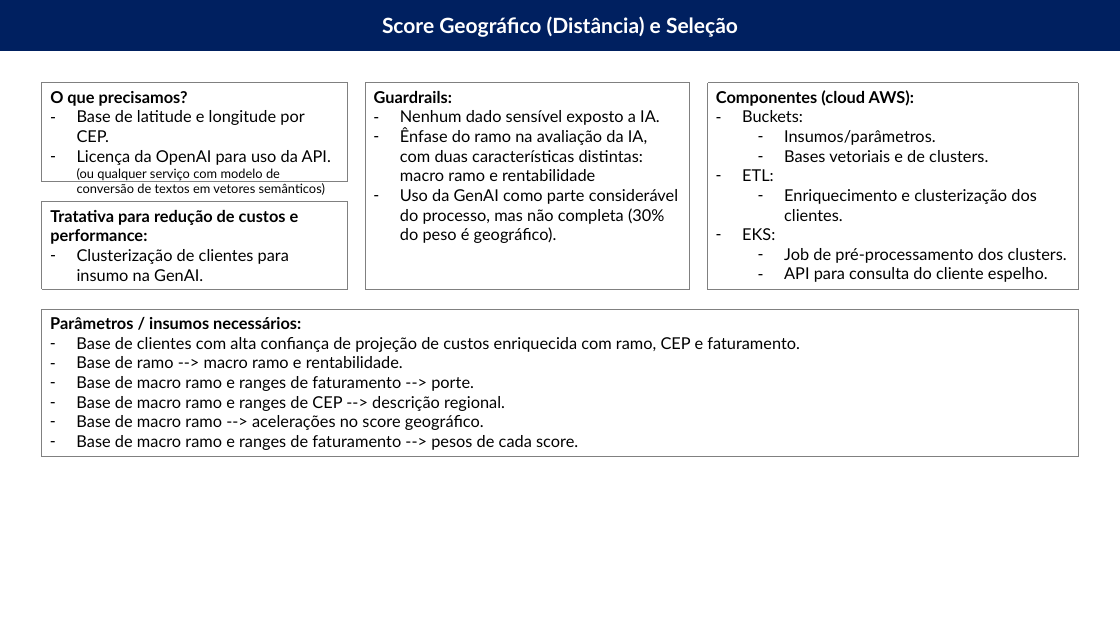
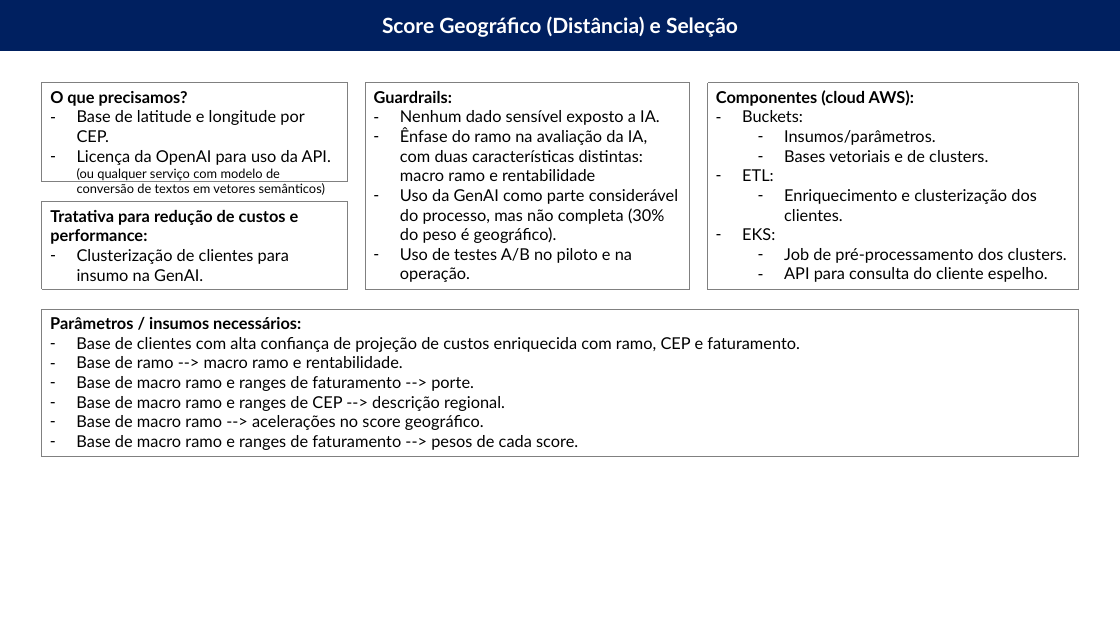
Before and after one commit to leonardosm2/POC_GenAI, a slide deck: slide 4 of material.pptx. Drawn at 1120x630 pixels with LibreOffice and Linux fonts; fonts in the diff are those of the drawing. Boxes give left, top, right and bottom in pixels: in the first picture for what was removed or moved away, otherwise in the second. Text is boxed around its words. In the diff, an @@ line names an element or a change of style, - is before the commit and + after.

Commit message:
add material

```diff
--- a/material.pptx
+++ b/material.pptx
@@ text in rectangle at (x1=400, y1=248, x2=632, y2=282): paragraph added @@
+– Uso de testes A/B no piloto e na operação.
```
